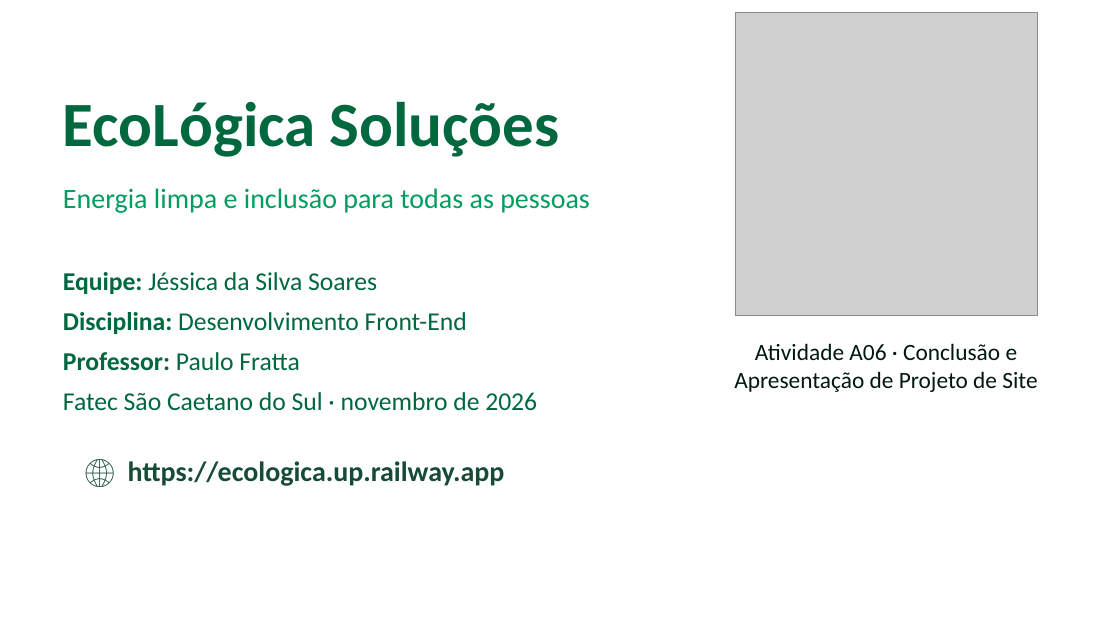
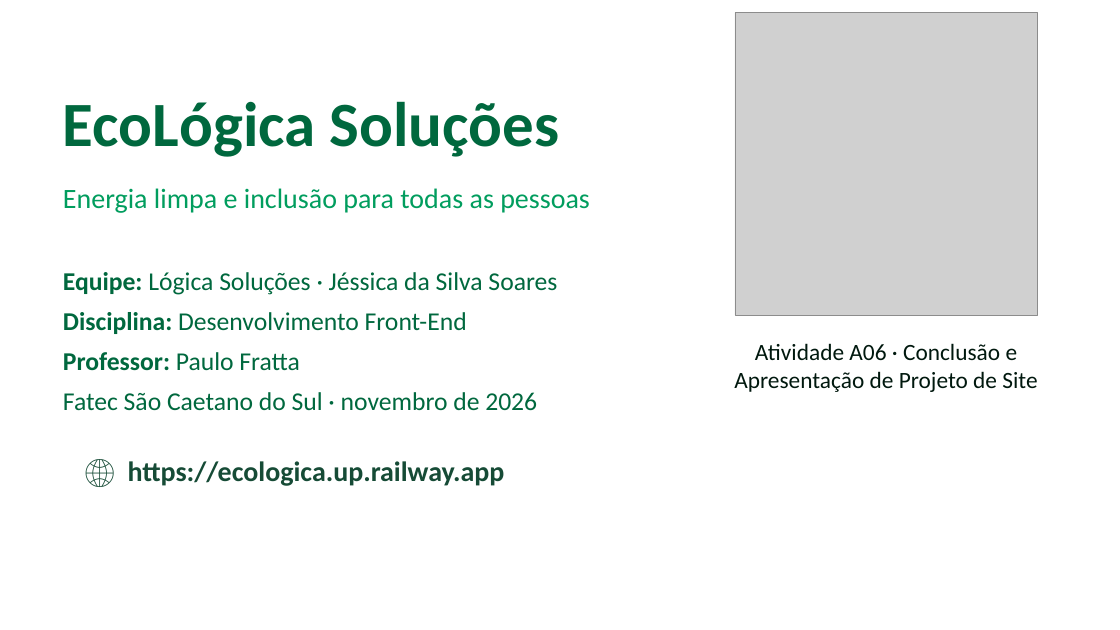
Before and after one commit to JeehSilphis/EcoLogica-Solucoes-, a slide deck: slide 1 of docs/Apresentacao-Final-EcoLogica.pptx. Drawn at 1120x630 pixels with LibreOffice and Linux fonts; fonts in the diff are those of the drawing; grey boxes stand for pictures; background and template pictures are left out. Boxes give left, top, right and bottom in pixels: in the first picture for what was removed or moved away, otherwise in the second. Text is boxed around its words. In the diff, an @@ line names an element or a change of style, - is before the commit and + after.

Commit message:
Apresentação: nome da equipe (Lógica Soluções) na capa

```diff
--- a/docs/Apresentacao-Final-EcoLogica.pptx
+++ b/docs/Apresentacao-Final-EcoLogica.pptx
@@ text at <box>63,272,557,295</box>: text changed @@
-Equipe: Jéssica da Silva Soares
+Equipe: Lógica Soluções · Jéssica da Silva Soares
```
Also in this commit, not shown: 1 other file.
